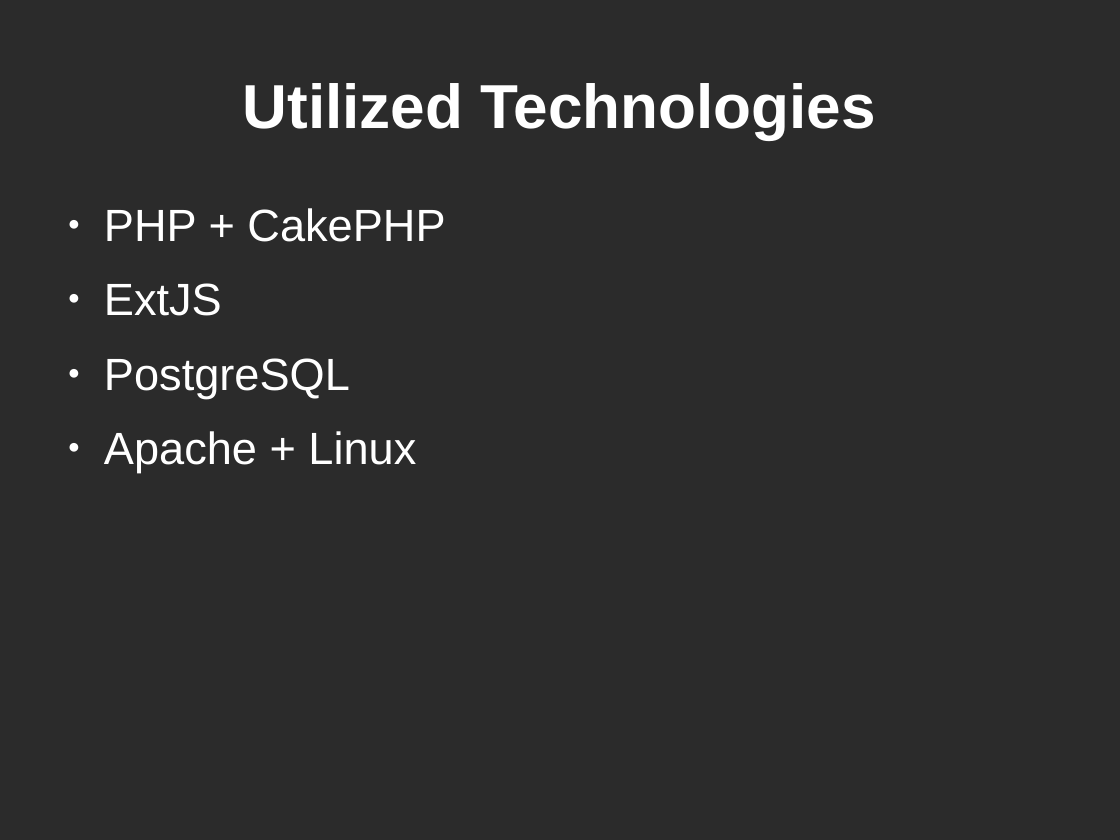
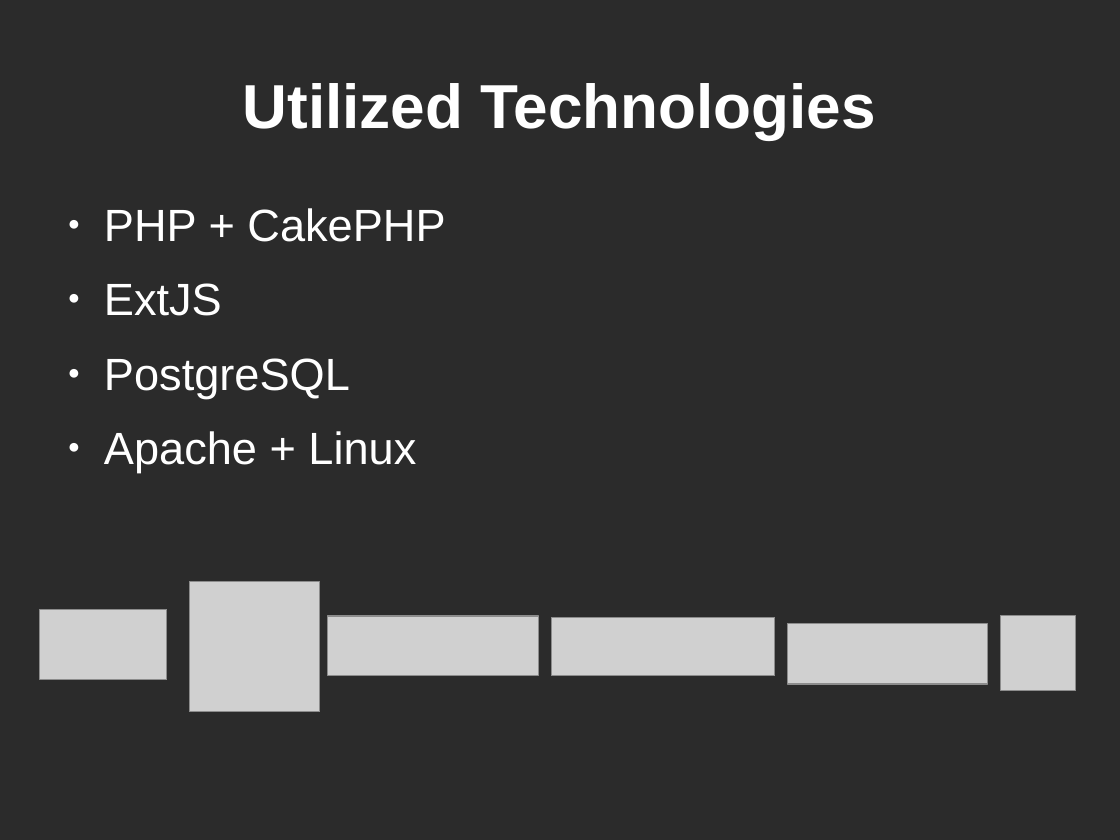
Before and after one commit to kind-technologies/FAMS, a slide deck: slide 7 of docs/presentation.odp. Drawn at 1120x840 pixels with LibreOffice and Linux fonts; fonts in the diff are those of the drawing; grey boxes stand for pictures; background and template pictures are left out; a plain dark background stands for a picture behind light text. Boxes give left, top, right and bottom in pixels: in the first picture for what was removed or moved away, otherwise in the second. Text is boxed around its words. In the diff, an @@ line names an element or a change of style, - is before the commit and + after.

```diff
--- a/docs/presentation.odp
+++ b/docs/presentation.odp
@@ picture added at box(190, 581, 320, 711) @@
@@ picture added at box(40, 610, 167, 681) @@
@@ picture added at box(328, 616, 539, 676) @@
@@ picture added at box(552, 617, 775, 676) @@
@@ picture added at box(789, 624, 989, 684) @@
@@ picture added at box(1001, 616, 1076, 691) @@
```
Also in this commit, not shown: 10 other slides changed, 6 other files.
